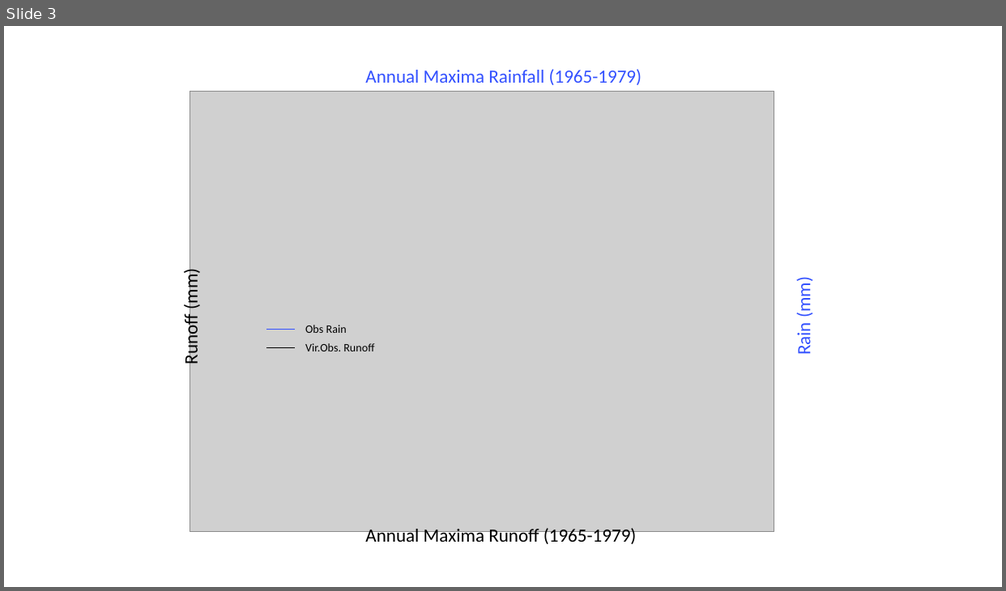
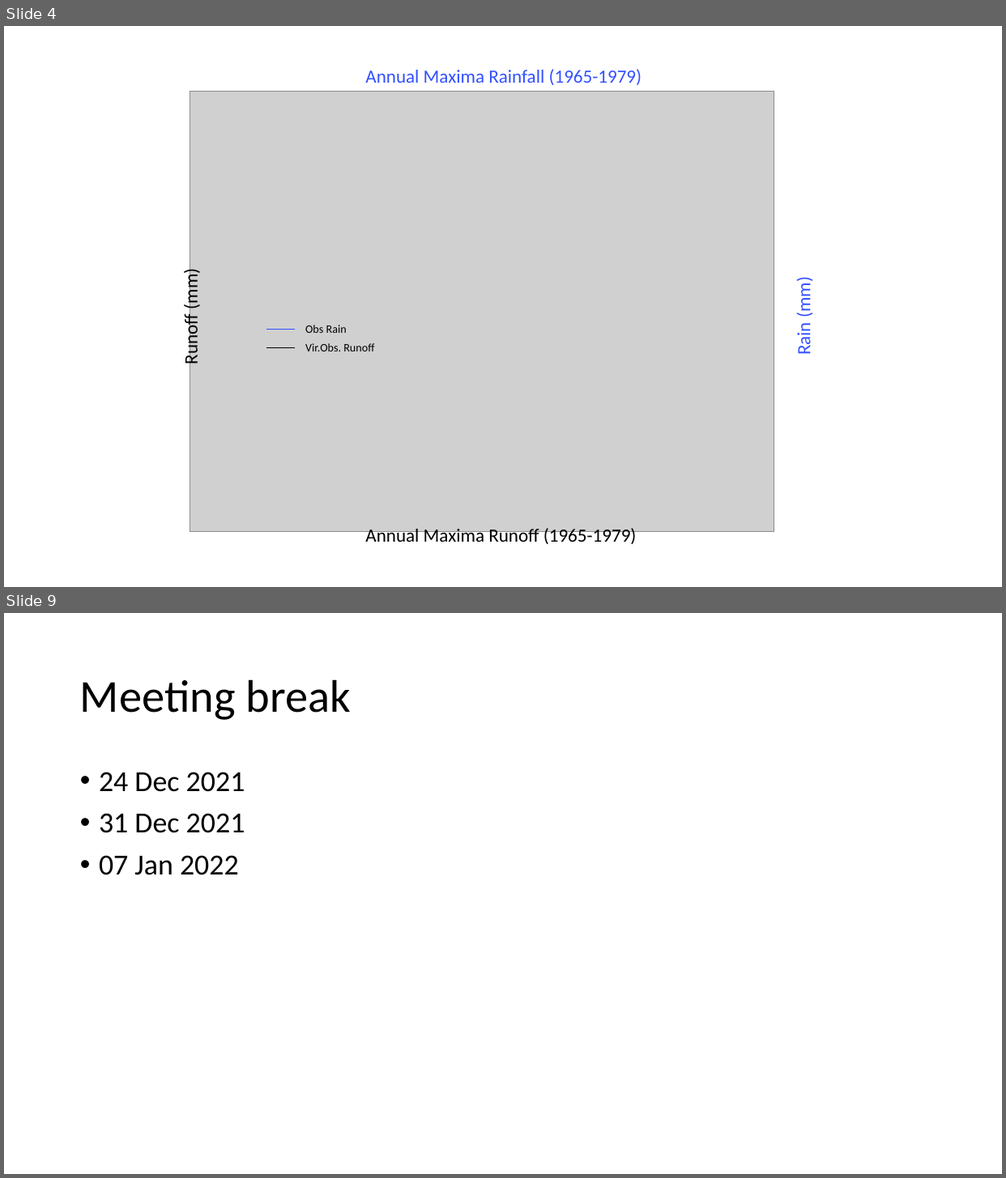
Before and after one commit to thienhuytruongnguyen/PilotStudy01, a slide deck: Meeting 30.pptx. Shown one above the other, each under a label of ours: slide 3 before the commit, slides 4 and 9 after it; the slides between them are not shown. The pictures are 1006x591 and 1006x1178 pixels, drawn with LibreOffice and Linux fonts; fonts in the diff are those of the drawing; grey boxes stand for pictures. Boxes give left, top, right and bottom in pixels: in the first picture for what was removed or moved away, otherwise in the second. Text is boxed around its words. In the diff, an @@ line names an element or a change of style, - is before the commit and + after.

```diff
--- a/Meeting 30.pptx
+++ b/Meeting 30.pptx
@@ slide 9 added at (x1=4, y1=613, x2=1002, y2=1174), background #FFFFFF @@
@@ title added at (x1=80, y1=679, x2=351, y2=720), 44 pt, text #000000 @@
+Meeting break
@@ text added at (x1=99, y1=772, x2=245, y2=875), 28 pt, text #000000 @@
+• 24 Dec 2021
+• 31 Dec 2021
+• 07 Jan 2022
@@ what was slide 3 is now slide 4 @@
```
Also in this commit, not shown: 3 slides changed, 2 other slides added, 18 other files.
